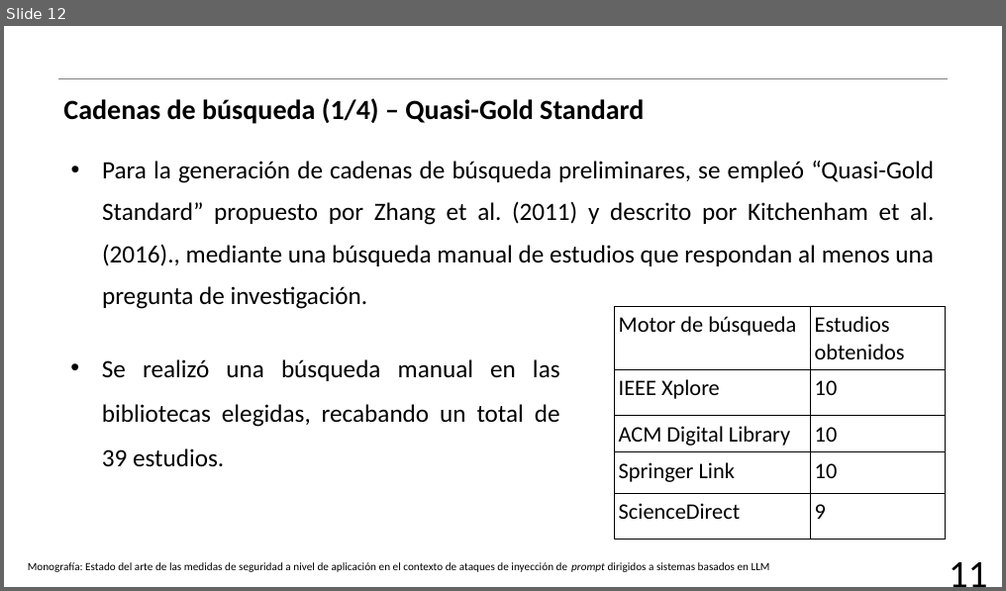
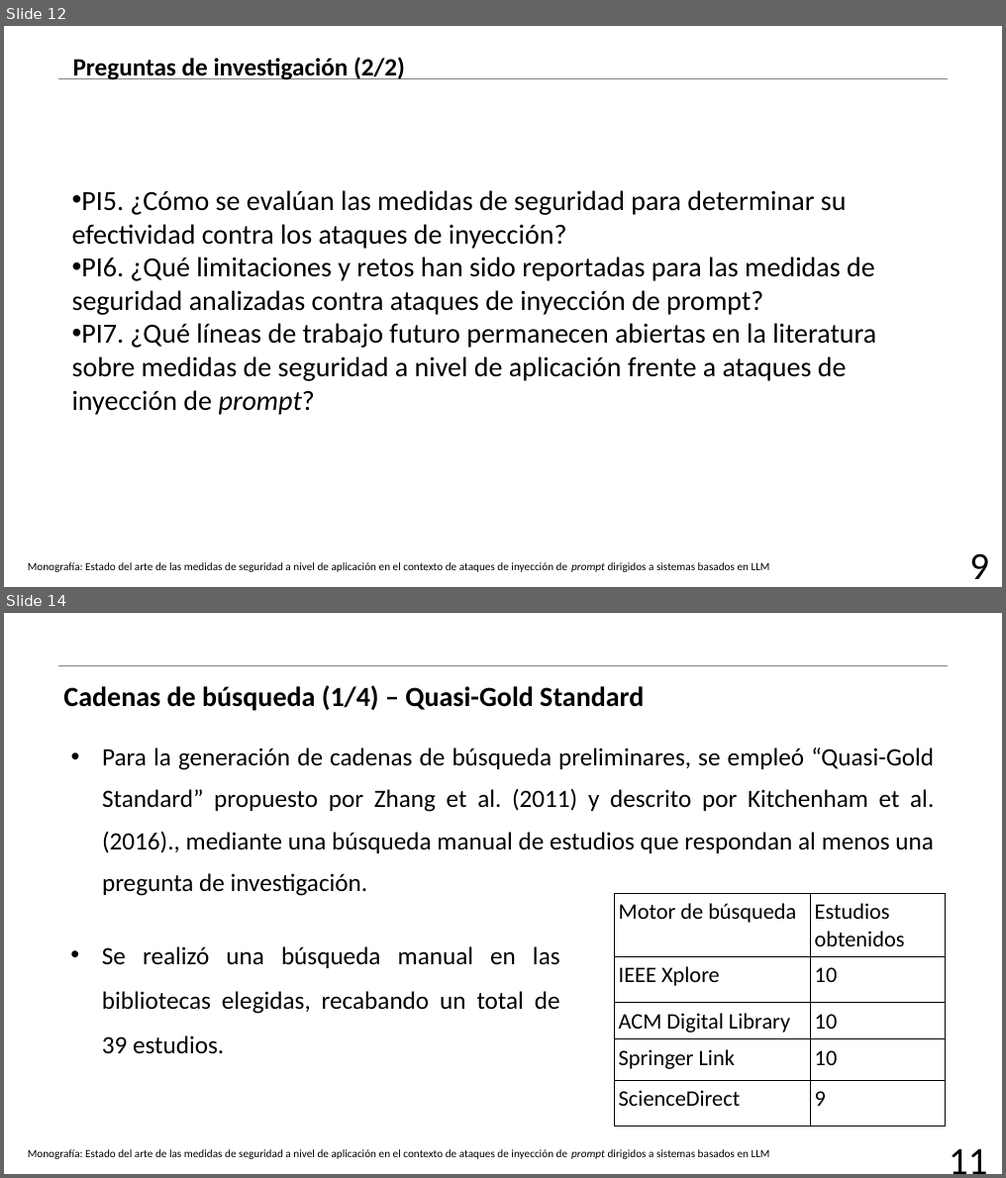
Before and after one commit to AJRx26/semestreVII, a slide deck: proyectoguiado/protocoloRSL/18(RSL1)_NunezSanchezAbraham.pptx. Shown one above the other, each under a label of ours: slide 12 before the commit, slides 12 and 14 after it; the slides between them are not shown. The pictures are 1006x591 and 1006x1178 pixels, drawn with LibreOffice and Linux fonts; fonts in the diff are those of the drawing; background and template pictures are left out. Boxes give left, top, right and bottom in pixels: in the first picture for what was removed or moved away, otherwise in the second. Text is boxed around its words. In the diff, an @@ line names an element or a change of style, - is before the commit and + after.

```diff
--- a/proyectoguiado/protocoloRSL/18(RSL1)_NunezSanchezAbraham.pptx
+++ b/proyectoguiado/protocoloRSL/18(RSL1)_NunezSanchezAbraham.pptx
@@ slide 12 added at <box>4,26,1002,587</box>, background #FFFFFF; not listed: 1 template element that a slide beside it also shows @@
@@ text added at <box>73,57,405,80</box>, 18 pt, text #000000, bold @@
+Preguntas de investigación (2/2)
@@ text added at <box>72,190,876,415</box>, 20 pt, text #000000 @@
+• PI5. ¿Cómo se evalúan las medidas de seguridad para determinar su efectividad contra los ataques de inyección?
+• PI6. ¿Qué limitaciones y retos han sido reportadas para las medidas de seguridad analizadas contra ataques de inyección de prompt?
+• PI7. ¿Qué líneas de trabajo futuro permanecen abiertas en la literatura sobre medidas de seguridad a nivel de aplicación frente a ataques de inyección de prompt?
@@ text added at <box>969,554,989,579</box>, 27.8 pt, text #000000 @@
+9
@@ text added at <box>28,563,770,572</box>, 8 pt, text #000000 @@
+Monografía: Estado del arte de las medidas de seguridad a nivel de aplicación en el contexto de ataques de inyección de prompt dirigidos a sistemas basados en LLM
@@ what was slide 12 is now slide 14 @@
```
Also in this commit, not shown: 15 slides changed, 1 other slide added, 7 other files.
